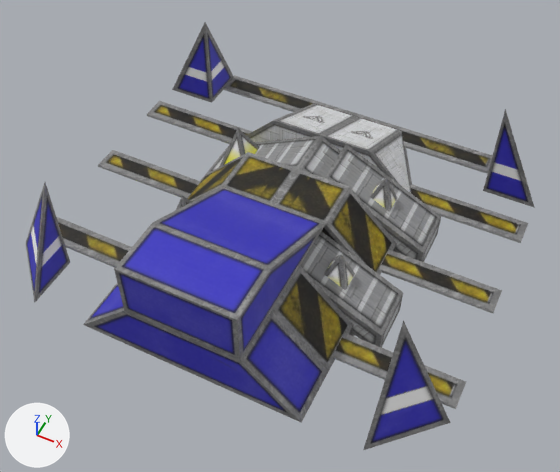
The Blender file _temporary/armgant/icugant.blend: old version first, new version second.
Camera for both pictures: a 50 mm camera at (3.83, -7.86, 9.5) aimed at (0.09, -0.39, 0.16). Every picture has the same lights, and +X, +Y and +Z are marked at lower left.

Names of what the first picture shows: 'basamento nuovo', 'baseb', 'haut', 'nanod1', 'nanog1', 'nanog1b', 'nanog2b', 'plotd1', 'plotd2', 'plotg1', 'plotg2', 'plotg3'.
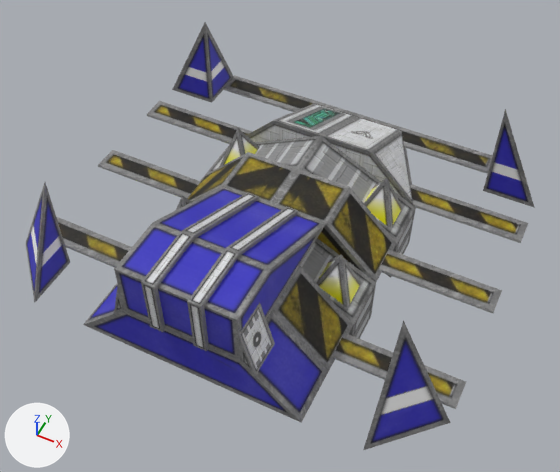
Commit message: icugant WIP

Where the change shows, as pixel boxes [x1, y1, x2, y2] in the pictures (560 x 472 px):
'nanog2b', moved: before [300, 231, 403, 348]; after [354, 302, 373, 339]
'nanog1b', moved: before [324, 144, 441, 262]; after [386, 227, 412, 278]
part 1 of me_baseb, added: after [114, 286, 275, 376]
part 2 of me_haut, added: after [187, 206, 298, 351]
part 3 of me_haut, added: after [141, 192, 259, 332]
part 4 of me_plotg1_001, surface changed: [274, 104, 356, 136] in both
'nanog1', unchanged, uncovered by the edit: before [298, 136, 397, 251]; after [298, 136, 416, 253]
'nanog2', unchanged, uncovered by the edit: before [349, 327, 355, 336]; after [300, 238, 376, 336]

The edits, one by one:
me_baseb is used by ob_baseb; location (0.0, 0.0, 0.0); rotation (1.571, 0.0, 0.0), in degrees (90, 0, 0); scale (0.05, 0.05, 0.05).
Verts and faces of me_baseb; kept vertices keep their numbers, new ones are numbered from 26.
Before the commit, vertices of me_baseb: 3 (18.0, 18.0, 63.0) at pixel (240, 360).
me_baseb had 26 vertices, 17 faces and spanned x -72.0..72.0, y 0.0..36.0, z -63.0..63.0.
me_baseb now has 37 vertices, 23 faces and spans x -72.0..72.0, y 0.0..36.0, z -63.0..63.0.
Part 1, on me_baseb:
New vertex 26 is at (-18.0, 29.7, 51.6).
New vertex 27 is at (18.0, 29.7, 51.6), pixel (259, 302).
New vertex 28 is at (22.4, 13.5, 51.6), pixel (275, 344).
New vertex 29 is at (-22.4, 13.5, 51.6).
New vertices 30 to 33 stand at vertices 26 to 29, in that order, plus (0.0, 0.0, 11.4).
New vertices 34, 35, 36 stand at vertices 26, 27, 30, in that order, plus (0.0, -11.7, 0.0).
New faces: (30, 33, 36), (27, 31, 32, 28), (3, 32, 31), (26, 29, 33, 30), (26, 34, 29), (27, 28, 35).
me_haut is used by ob_haut; location (0.0, 0.0, 0.0); rotation (1.571, 0.0, 0.0), in degrees (90, 0, 0); scale (0.05, 0.05, 0.05).
me_haut had 13 vertices, 10 faces and spanned x -18.0..18.0, y 0.0..36.0, z 9.0..63.0.
me_haut now has 45 vertices, 31 faces and spans x -18.0..18.0, y 0.0..37.3, z 9.0..64.4.
me_haut part 2: a new loose piece of 16 vertices spanning x 4.8..8.7, y 18.0..37.3, z 9.0..64.4, in mat_icugant_bmp (picture img_icugant_bmp).
me_haut part 3: a new loose piece of 16 vertices spanning x -8.7..-4.8, y 18.0..37.3, z 9.0..64.4, in mat_icugant_bmp (picture img_icugant_bmp).
me_plotg1_001 has 6 vertices, 4 faces and spans x -36.0..0.0, y 0.0..18.0, z -63.0..-27.0.
me_plotg1_001 is used by ob_plotd1; location (0.0, 0.0, 0.0); rotation (1.571, 0.0, 0.0), in degrees (90, 0, 0); scale (0.05, 0.05, 0.05).
me_plotg1_001 part 4: texture (UV) coordinates of 1 of 4 faces, centred in x -9.0, y 9.0, z -45.0, changed; they spanned u 0.41..0.53, v 0.71..0.99 and now span u 0.85..0.97, v 0.23..0.5.
Object 'nanog1b' (ob_nanog1b) moves from (0.0, 0.0, 0.0) to (-0.45, 0.0, -0.45).
Object 'nanog2b' (ob_nanog2b) moves from (0.0, 0.0, 0.0) to (-0.45, 0.0, -0.45).
